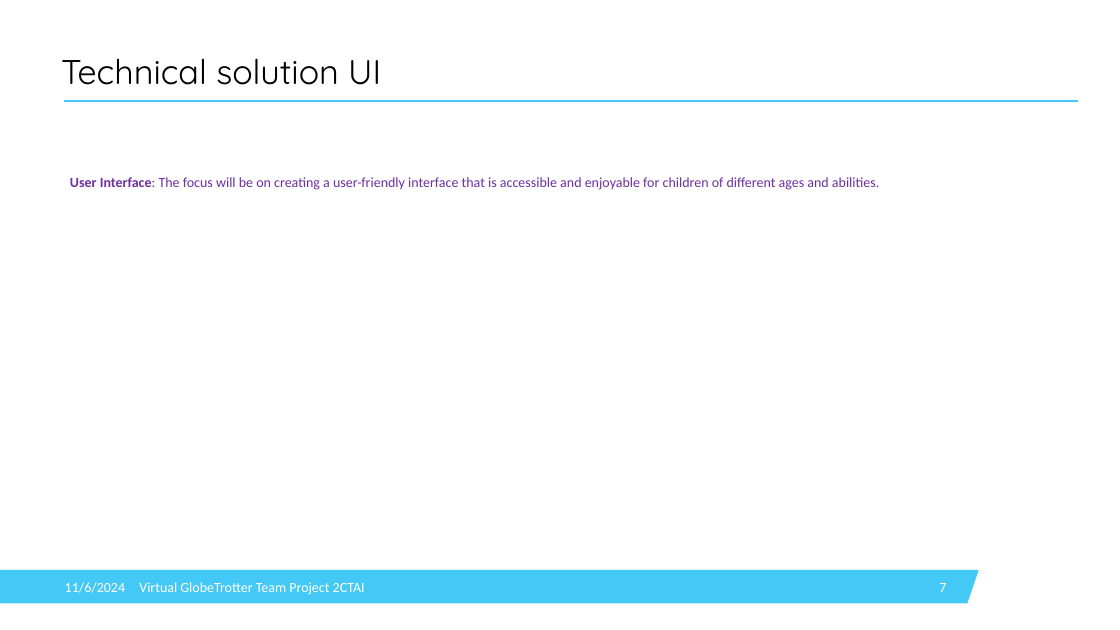
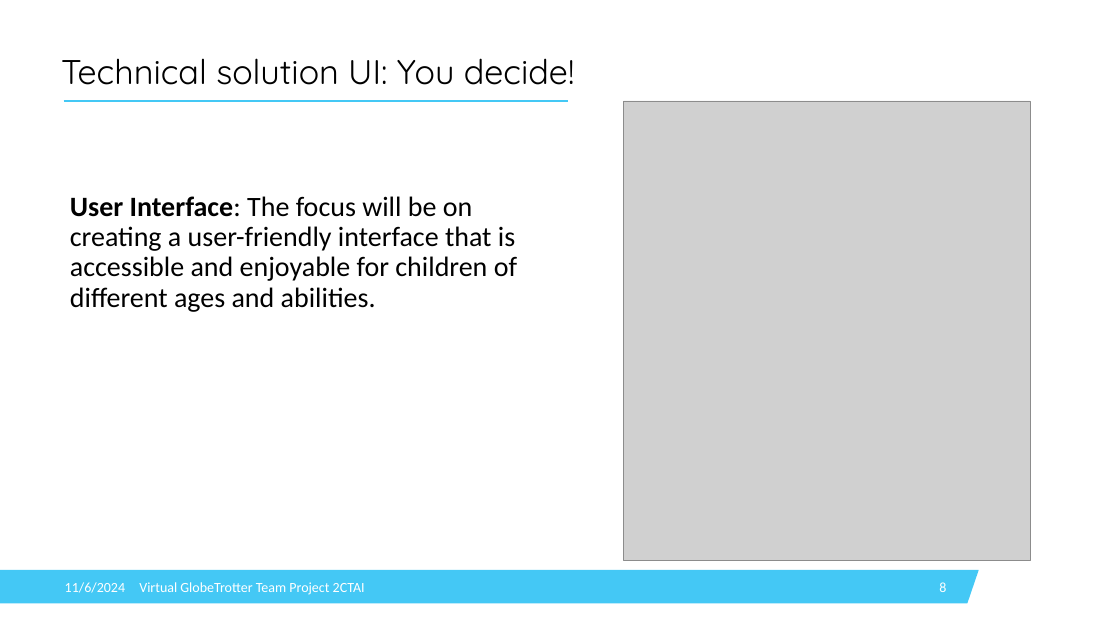
Before and after one commit to IsabelleDesle/VirtualGlobeTrotter, a slide deck: slide 8 of PresentationVGT.pptx (slide 7 before the commit). Drawn at 1120x630 pixels with LibreOffice and Linux fonts; fonts in the diff are those of the drawing; grey boxes stand for pictures; background and template pictures are left out. Boxes give left, top, right and bottom in pixels: in the first picture for what was removed or moved away, otherwise in the second. Text is boxed around its words. In the diff, an @@ line names an element or a change of style, - is before the commit and + after.

```diff
--- a/PresentationVGT.pptx
+++ b/PresentationVGT.pptx
@@ title at (x1=61, y1=58, x2=574, y2=85): text changed @@
-Technical solution UI
+Technical solution UI: You decide!
@@ line removed from (64, 101) to (1078, 101) @@
@@ picture added at (x1=624, y1=101, x2=1030, y2=560) @@
@@ text "User Interface: The focus will ..." at (x1=70, y1=196, x2=517, y2=312): size 18 to 36 pt, text colour #6F2F9F to #000000 @@
@@ page number at (x1=939, y1=582, x2=946, y2=592): text changed @@
-7
+8
```
Also in this commit, not shown: 7 other slides changed, 1 slide added, 2 slides removed.
